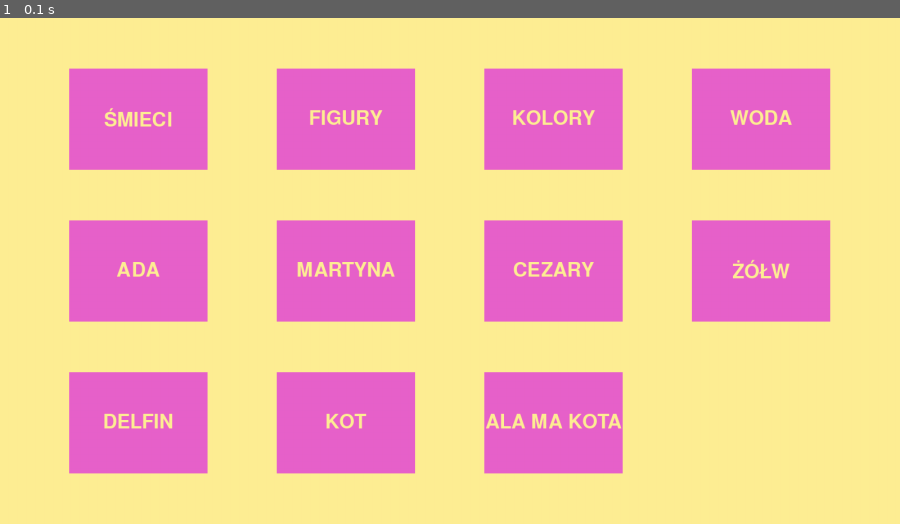
Above: before the commit, frame 1.
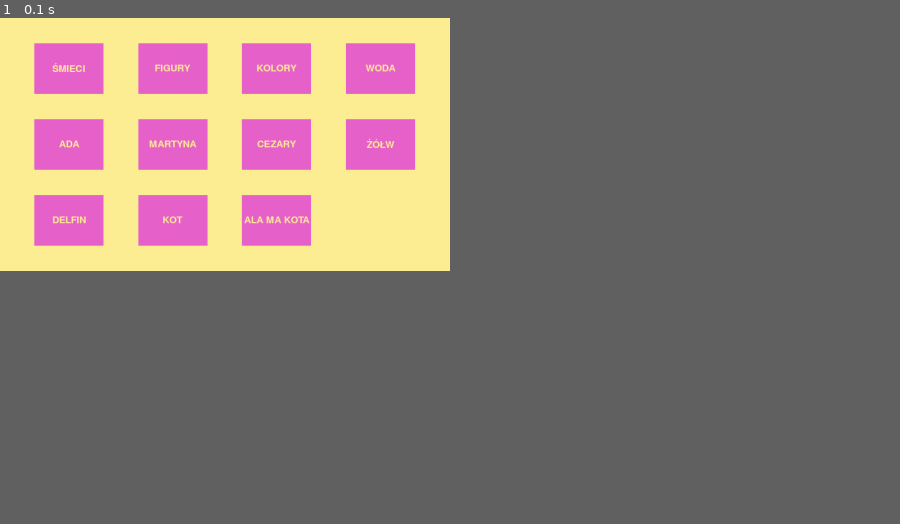
Above: after the commit, the same moment.

Repository: PaziewskiCezary/EMGgame
Game: pygame game, started from games/game_chooser.py
Same seed, same stepped clock (60 frames per second), same inputs: the game is played once before the commit and once after it.
Inputs:
- Up to frame 1 (0.1 s): no input
In our replay, the window is 900x506 before the commit and 450x253 after it. These sizes can differ from the game's own. Grey fills any space a smaller window leaves; there, only what the larger window draws over its background counts as a difference.

The runs differ from the first frame. In frame 1, 34% of the frame differs, in the area x 3-93%, y 4-91%.

Commit message:
good return function

Diff:
--- a/games/game_chooser.py
+++ b/games/game_chooser.py
@@ -20,7 +20,7 @@
 button_colour = color_pallet.pink_rgb
 button_text_colour = color_pallet.yellow_rgb
 
-screen_size = (1600, 900)
+screen_size = (1600 // 2, 900 // 2)
 screen = pygame.display.set_mode(screen_size)
 
 x_screen, y_screen = screen_size
@@ -40,11 +40,20 @@
 
 pygame.display.flip()
 
-list_of_games = ["ŚMIECI", "FIGURY", "KOLORY", "WODA", "ADA", "MARTYNA", "CEZARY", "ŻÓŁW", "DELFIN", "KOT", "ALA MA KOTA"]
+list_of_games = ["ŚMIECI", "FIGURY", "KOLORY", "WODA", "ADA", "MARTYNA", "CEZARY", "ŻÓŁW", "DELFIN", "KOT",
+                 "ALA MA KOTA"]
 
 
+def kill(self):
+    self.__queue.put(1)
+    pygame.quit()
+    exit()
+
+
+# command = lambda l=letter: print_on_press(l)
+
 def get_game_name(index):
-    return list_of_games[index]
+    print(list_of_games[index])
 
 
 def update():
@@ -53,18 +62,12 @@
 
 number_of_rows = round(math.sqrt(len(list_of_games)))
 number_of_columns = len(list_of_games) // number_of_rows
-print("rows pocz ", number_of_rows)
-print("columns pocz ", number_of_columns)
-print("lista ", len(list_of_games))
+
 if number_of_rows * number_of_columns < len(list_of_games):
     number_of_columns += 1
 
-print("col ", number_of_columns)
-print("rows ", number_of_rows)
 button_width = x_screen / (1.5 * number_of_columns + 0.5)
-# print("weight ", button_weight)
 button_height = y_screen / (1.5 * number_of_rows + 0.5)
-# print("height ", button_height)
 button_dimension = [button_width, button_height]
 font_style = 'Teko'
 
@@ -76,6 +79,7 @@
         if text_width < button_width:
             final_font_size = font_size
             break
+game_buttons = []
 
 for i in range(number_of_rows):
     for j in range(number_of_columns):
@@ -85,7 +89,17 @@
         if index >= len(list_of_games):
             break
         game_button = Button(screen, list_of_games[index], [x_position, y_position], button_dimension, button_colour,
-                             button_text_colour, get_game_name(index), final_font_size)
+                             button_text_colour, lambda idx=index: get_game_name(idx), final_font_size)
+        game_buttons.append(game_button)
+update()
 
-update()
-time.sleep(20)
+while True:
+    for event in pygame.event.get():
+        for game_button in game_buttons:
+            game_button.on_click(event)
+        if event.type == pygame.QUIT:
+            kill()
+        # if event.type == pygame.KEYDOWN:
+        #     if event.key == pygame.K_ESCAPE:
+        #         self._menu()
+# time.sleep(20)
